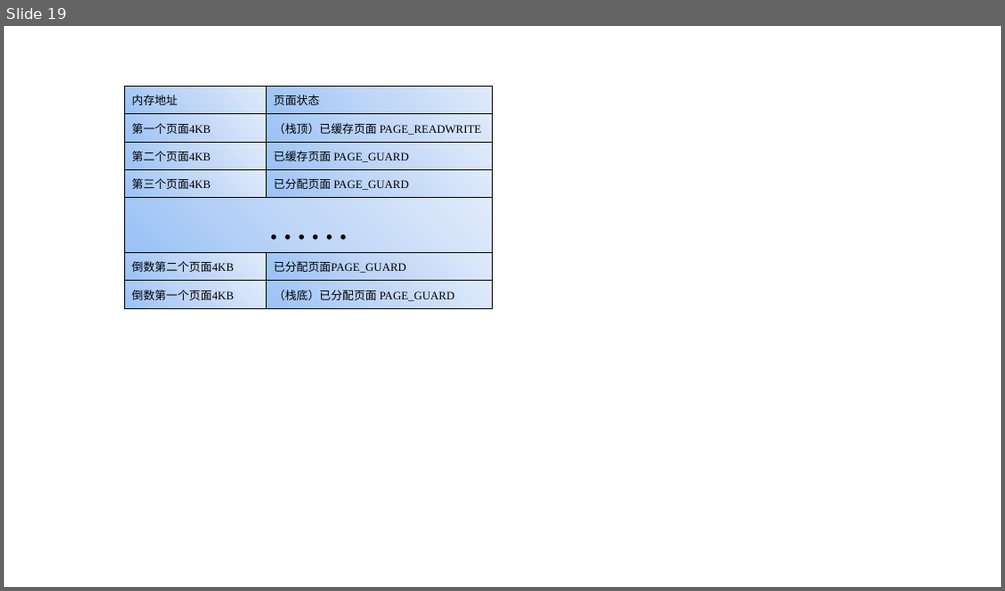
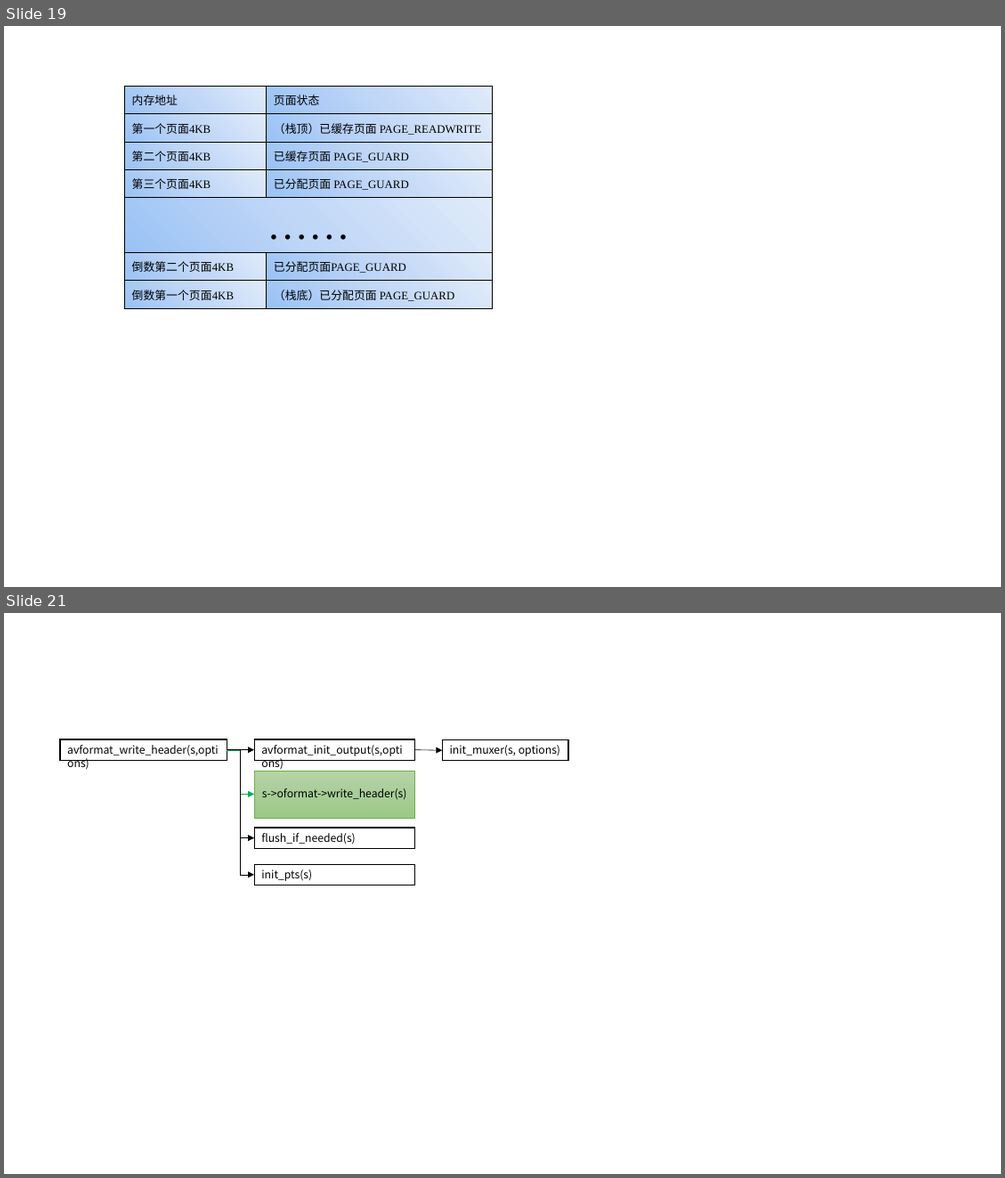
Before and after one commit to mythsaber/Learning-Notes, a slide deck: 音视频编解码.pptx. Shown one above the other, each under a label of ours: slide 19 before the commit, slides 19 and 21 after it; the slides between them are not shown. The pictures are 1005x591 and 1005x1178 pixels, drawn with LibreOffice and Linux fonts; fonts in the diff are those of the drawing. Boxes give left, top, right and bottom in pixels: in the first picture for what was removed or moved away, otherwise in the second. Text is boxed around its words. In the diff, an @@ line names an element or a change of style, - is before the commit and + after.

```diff
--- a/音视频编解码.pptx
+++ b/音视频编解码.pptx
@@ slide 21 added at (4, 613, 1001, 1174), background #FFFFFF @@
@@ rectangle added at (60, 739, 226, 761), fill #FFFFFF, outline #000000 1 pt, 10.5 pt, text #000000 @@
+avformat_write_header(s,options)
@@ rectangle added at (254, 739, 415, 761), fill #FFFFFF, outline #000000 1 pt, 10.5 pt, text #000000 @@
+avformat_init_output(s,options)
@@ rectangle added at (442, 740, 568, 761), fill #FFFFFF, outline #000000 1 pt, 10.5 pt, text #000000 @@
+init_muxer(s, options)
@@ arrow added from (226, 750) to (254, 750), #000000 0.5 pt @@
@@ elbow arrow added from (226, 750) to (254, 794), #00B050 1.5 pt @@
@@ elbow arrow added from (226, 750) to (254, 838), #000000 0.5 pt @@
@@ elbow arrow added from (226, 750) to (254, 875), #000000 0.5 pt @@
@@ rectangle added at (254, 771, 415, 818), fill gradient #B5D5A7 to #AACE9A to #9CC987, outline #70AD47 0.5 pt, 10.5 pt, text #000000 @@
+s->oformat->write_header(s)
@@ arrow added from (414, 750) to (442, 751), #000000 0.5 pt @@
@@ rectangle added at (254, 827, 415, 849), fill #FFFFFF, outline #000000 1 pt, 10.5 pt, text #000000 @@
+flush_if_needed(s)
@@ rectangle added at (254, 864, 415, 885), fill #FFFFFF, outline #000000 1 pt, 10.5 pt, text #000000 @@
+init_pts(s)
```
Also in this commit, not shown: 1 other slide added, 5 other files.
